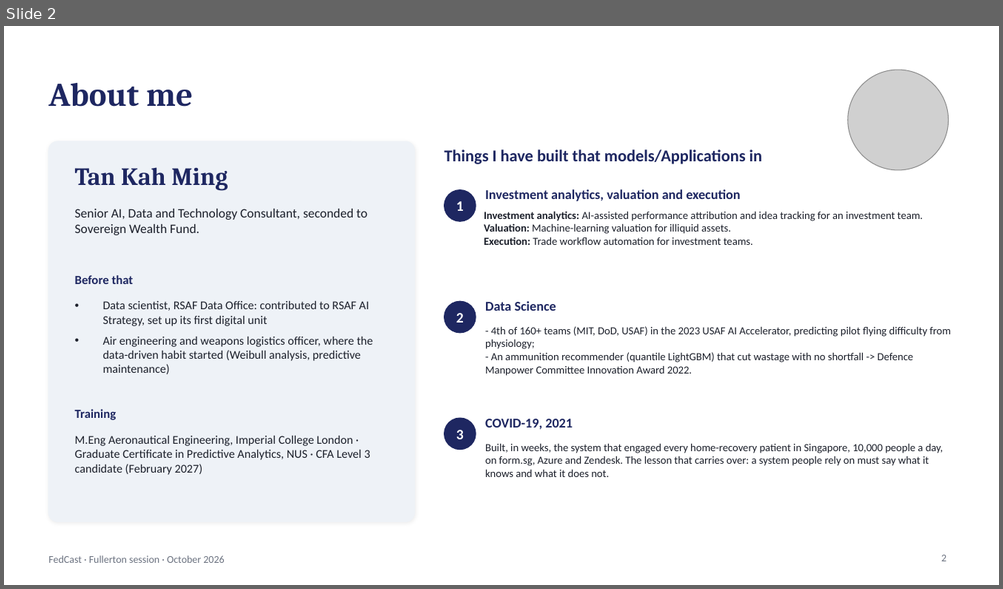
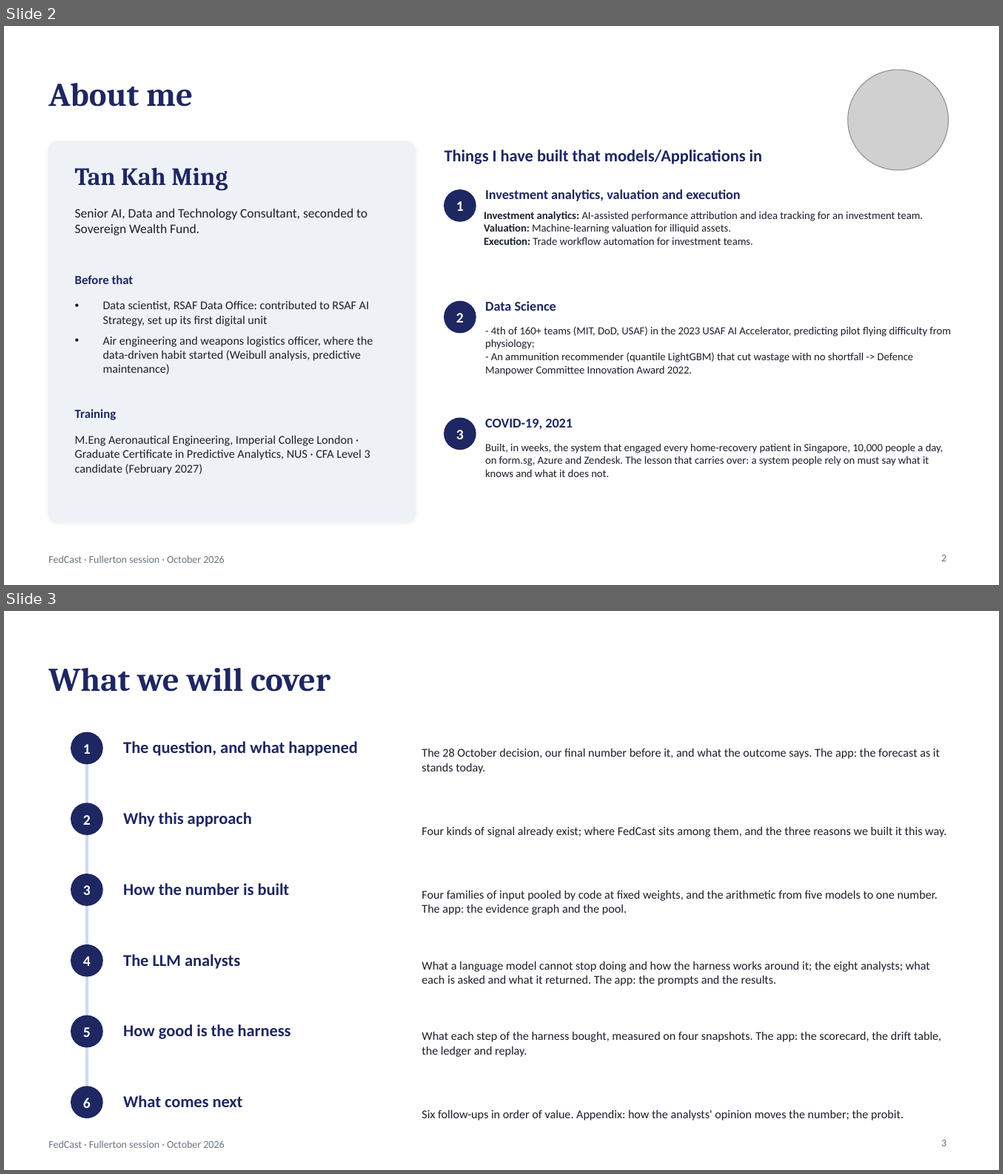
Before and after one commit to kmt112/fed-forecast, a slide deck: docs/FedCast_Fullerton.pptx. Shown one above the other, each under a label of ours: slide 2 before the commit, slides 2 and 3 after it. The pictures are 1003x589 and 1003x1174 pixels, drawn with LibreOffice and Linux fonts; fonts in the diff are those of the drawing; grey boxes stand for pictures. Boxes give left, top, right and bottom in pixels: in the first picture for what was removed or moved away, otherwise in the second. Text is boxed around its words. In the diff, an @@ line names an element or a change of style, - is before the commit and + after.

```diff
--- a/docs/FedCast_Fullerton.pptx
+++ b/docs/FedCast_Fullerton.pptx
@@ slide 3 added at <box>4,611,999,1170</box>, background #FFFFFF; not listed: 1 template element that a slide beside it also shows @@
@@ title added at <box>48,668,330,692</box>, 32 pt, text #1E2761, bold @@
+What we will cover
@@ ellipse added at <box>71,732,102,764</box>, fill #1E2761, outline #1E2761 1 pt @@
@@ line added from (87, 741) to (87, 1096), #CADCFC 3 pt @@
@@ text added at <box>123,741,357,756</box>, 16 pt, text #1E2761, bold @@
+The question, and what happened
@@ text added at <box>83,744,91,754</box>, 14 pt, text #FFFFFF, bold @@
+1
@@ text added at <box>421,748,939,774</box>, 11.5 pt, text #1B1F2A @@
+The 28 October decision, our final number before it, and what the outcome says. The app: the forecast as it stands today.
@@ ellipse added at <box>71,803,102,834</box>, fill #1E2761, outline #1E2761 1 pt @@
@@ text added at <box>83,815,91,825</box>, 14 pt, text #FFFFFF, bold @@
+2
@@ text added at <box>123,812,252,827</box>, 16 pt, text #1E2761, bold @@
+Why this approach
@@ text added at <box>421,826,946,837</box>, 11.5 pt, text #1B1F2A @@
+Four kinds of signal already exist; where FedCast sits among them, and the three reasons we built it this way.
@@ ellipse added at <box>71,874,102,906</box>, fill #1E2761, outline #1E2761 1 pt @@
@@ text added at <box>83,886,91,895</box>, 14 pt, text #FFFFFF, bold @@
+3
@@ text added at <box>123,883,290,895</box>, 16 pt, text #1E2761, bold @@
+How the number is built
@@ text added at <box>421,890,937,915</box>, 11.5 pt, text #1B1F2A @@
+Four families of input pooled by code at fixed weights, and the arithmetic from five models to one number. The app: the evidence graph and the pool.
@@ ellipse added at <box>71,945,102,977</box>, fill #1E2761, outline #1E2761 1 pt @@
@@ text added at <box>83,957,91,966</box>, 14 pt, text #FFFFFF, bold @@
+4
@@ text added at <box>123,954,240,969</box>, 16 pt, text #1E2761, bold @@
+The LLM analysts
@@ text added at <box>421,961,930,986</box>, 11.5 pt, text #1B1F2A @@
+What a language model cannot stop doing and how the harness works around it; the eight analysts; what each is asked and what it returned. The app: the prompts and the results.
@@ ellipse added at <box>71,1016,102,1048</box>, fill #1E2761, outline #1E2761 1 pt @@
@@ text added at <box>83,1028,91,1037</box>, 14 pt, text #FFFFFF, bold @@
+5
@@ text added at <box>123,1025,291,1039</box>, 16 pt, text #1E2761, bold @@
+How good is the harness
@@ text added at <box>421,1031,941,1057</box>, 11.5 pt, text #1B1F2A @@
+What each step of the harness bought, measured on four snapshots. The app: the scorecard, the drift table, the ledger and replay.
@@ ellipse added at <box>71,1087,102,1119</box>, fill #1E2761, outline #1E2761 1 pt @@
@@ text added at <box>83,1098,91,1108</box>, 14 pt, text #FFFFFF, bold @@
+6
@@ text added at <box>123,1096,243,1108</box>, 16 pt, text #1E2761, bold @@
+What comes next
@@ text added at <box>421,1110,903,1121</box>, 11.5 pt, text #1B1F2A @@
+Six follow-ups in order of value. Appendix: how the analysts' opinion moves the number; the probit.
@@ page number added at <box>941,1140,946,1147</box>, 10 pt, text #6B7280 @@
+3
```
Also in this commit, not shown: 9 slides changed, 2 other files.
